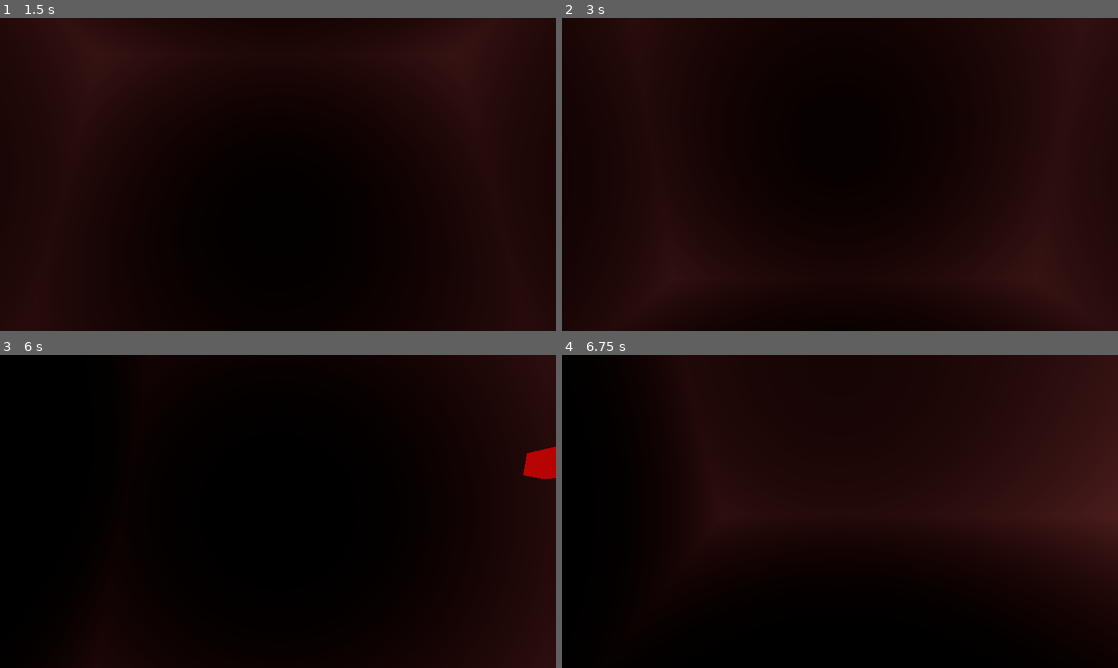
Above: before the commit, frames 1-4 (two rows, left to right).
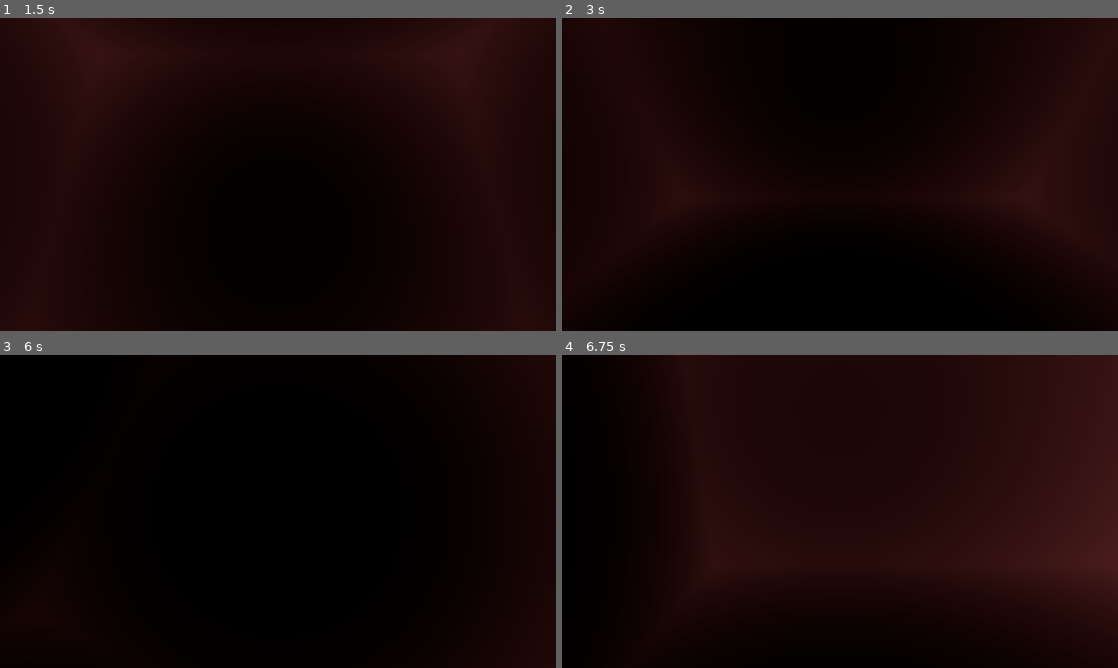
Above: after the commit, the same moments.

Repository: luishfonseca/3d-snake
Game: Godot game, scene res://World.tscn
Two runs of this game, one before a commit and one after it. Both use one fixed random seed, a clock stepped at 60 frames per second and the inputs below.
Inputs:
- Up to frame 1 (1.5 s): tap Enter (ui_accept) at 0.5, 1.35 s; hold Right (ui_right) 0.53-1.28 s; hold Enter (ui_accept) 0.53-1.28 s; hold Down (ui_down) from 1.28 s (still down)
- Up to frame 2 (3 s): tap Enter (ui_accept) at 1.52, 1.82, 2, 2.85 s; release Down (ui_down) at 2.03 s; hold Right (ui_right) 2.03-2.78 s; hold Enter (ui_accept) 2.03-2.78 s; hold Up (ui_up) from 2.78 s (still down)
- Up to frame 3 (6 s): tap Enter (ui_accept) at 3.02, 3.32, 3.5, 4.35, 4.52, 4.82, 5.85 s; release Up (ui_up) at 3.53 s; hold Enter (ui_accept) 3.53-4.28 s; hold Left (ui_left) 3.53-5.03 s; hold Down (ui_down) 5.03-5.78 s; hold Enter (ui_accept) 5.03-5.78 s; hold Right (ui_right) from 5.78 s (still down)
- Up to frame 4 (6.75 s): tap Enter (ui_accept) at 6.02, 6.32 s; release Right (ui_right) at 6.53 s; hold Up (ui_up) from 6.53 s (still down); hold Enter (ui_accept) from 6.53 s (still down)

Frame 1 is identical in both runs. In frame 2, 14% of the frame differs, in the area x 6-100%, y 74-100%; in frame 3, 0.5%; in frame 4, 4.0%.

Commit message:
Reset speed on game over

Diff:
--- a/Snake.gd
+++ b/Snake.gd
@@ -37,7 +37,7 @@
     $View.fov = 80
     $View.translation = Vector3.ZERO
     for p in $Tail.get_children():
-        p.queue_free()
+        p.free()
     generate_mesh()
 
 func set_fast_camera(is_fast):
--- a/World.gd
+++ b/World.gd
@@ -1,9 +1,10 @@
 extends Spatial
 
-const fast_interval = 0.3
+const original_interval = 0.8
+const fast_interval = 0.25
 const bounds_radius = 12
 
-var normal_interval = 0.8
+var normal_interval = original_interval
 var timer = 0
 var interval = normal_interval
 var over = false
@@ -26,7 +27,7 @@
     if over:
         if event.is_action_pressed('ui_accept'):
             $Snake.reset()
-            interval = normal_interval
+            interval = original_interval
             timer = 0
             $Camera.current = false
             over = false
@@ -46,7 +47,6 @@
     $TextBox.visible = true
     $Camera.current = true
 
-
 func _on_Snake_apple_eaten(occupied_positions):
     normal_interval = normal_interval * 0.9 + fast_interval * 0.1
     $Apple.new_position(occupied_positions)
